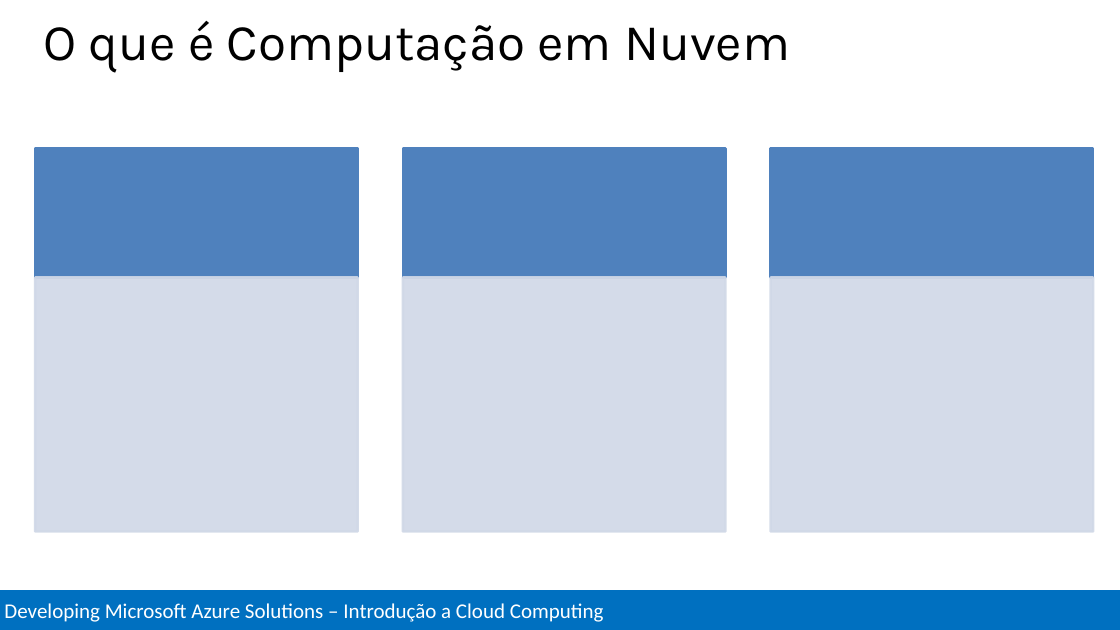
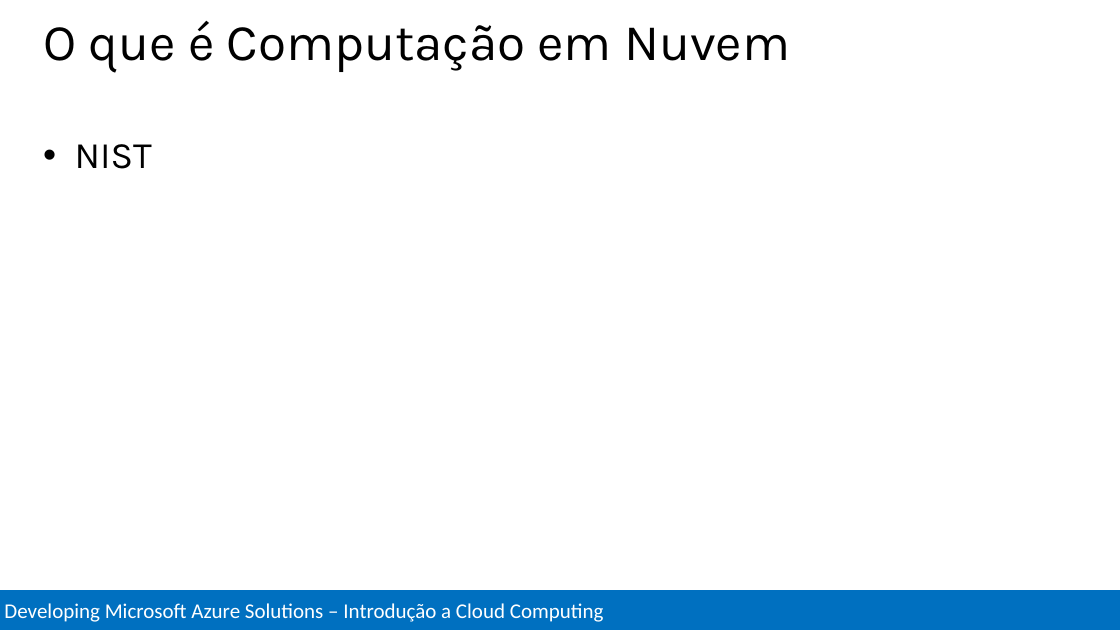
Before and after one commit to Evilazaro/MCSDAzureTraining, a slide deck: slide 10 of Introduction to Cloud Computing/Introduction to Cloud Computing.pptx (slide 8 before the commit). Drawn at 1120x630 pixels with LibreOffice and Linux fonts; fonts in the diff are those of the drawing. Boxes give left, top, right and bottom in pixels: in the first picture for what was removed or moved away, otherwise in the second. Text is boxed around its words. In the diff, an @@ line names an element or a change of style, - is before the commit and + after.

```diff
--- a/Introduction to Cloud Computing/Introduction to Cloud Computing.pptx
+++ b/Introduction to Cloud Computing/Introduction to Cloud Computing.pptx
@@ text added at [75,144,152,169], 32 pt, text #000000 @@
+• NIST
@@ group removed at [35,149,1093,532]: 6 rectangles @@
```
Also in this commit, not shown: 4 slides added, 1 slide removed, 1 other file.
